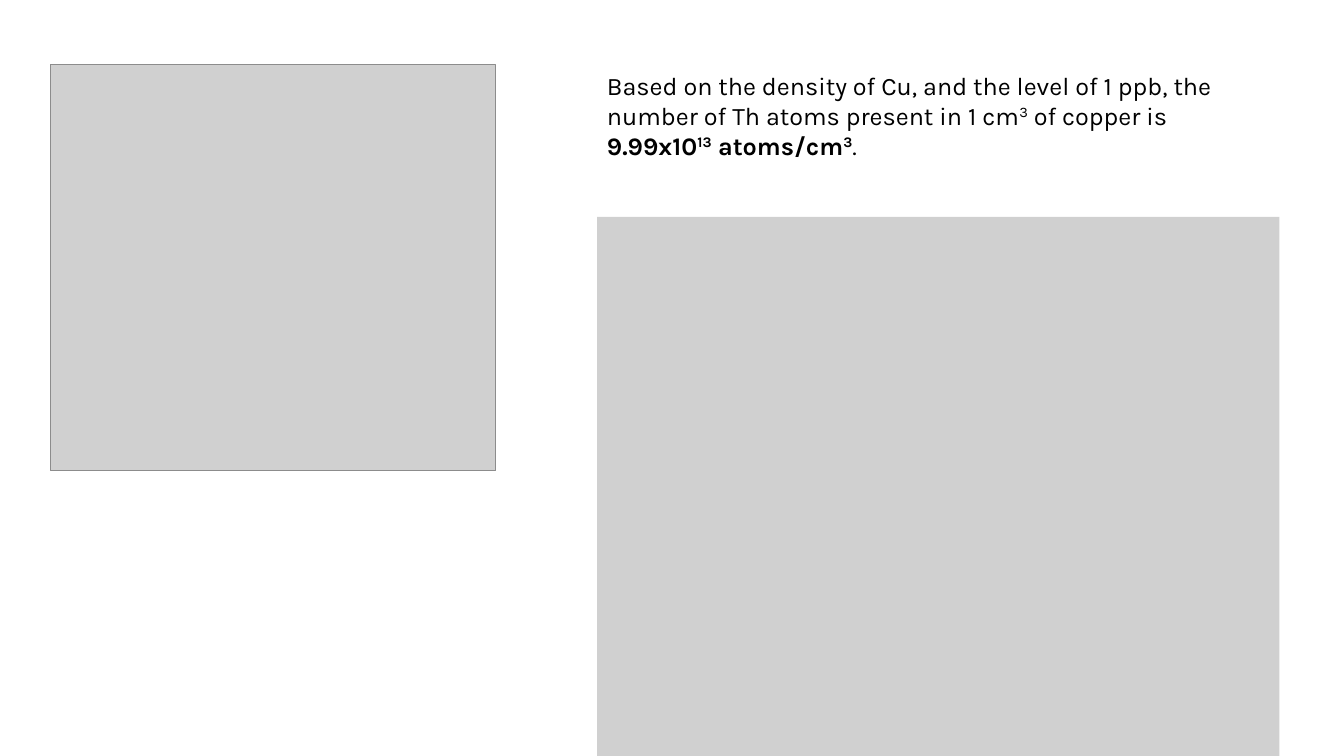
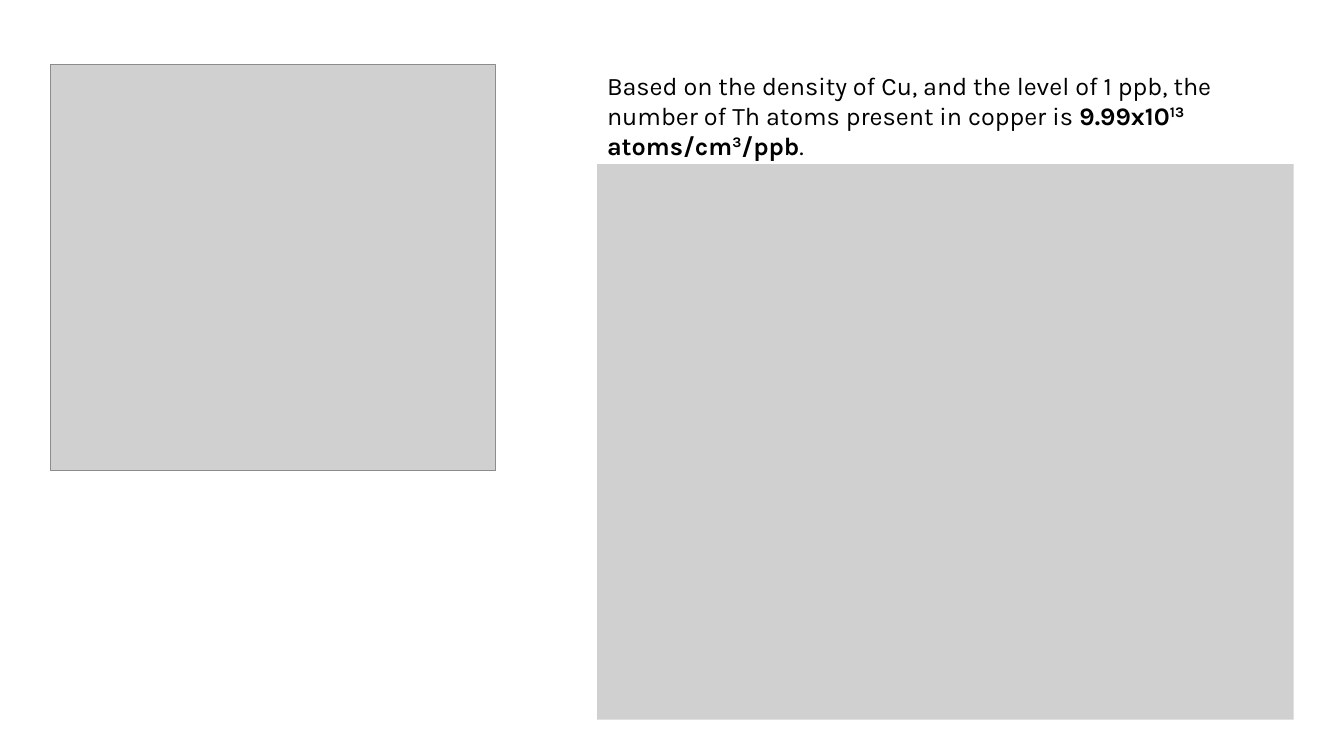
Before and after one commit to villano-lab/n-elec-scattering, a slide deck: slide 5 of 2-Flux/bknds_notes/an-simulation.pptx. Drawn at 1344x756 pixels with LibreOffice and Linux fonts; fonts in the diff are those of the drawing; grey boxes stand for pictures. Boxes give left, top, right and bottom in pixels: in the first picture for what was removed or moved away, otherwise in the second. Text is boxed around its words. In the diff, an @@ line names an element or a change of style, - is before the commit and + after.

```diff
--- a/2-Flux/bknds_notes/an-simulation.pptx
+++ b/2-Flux/bknds_notes/an-simulation.pptx
@@ text at bbox=[607, 77, 1212, 161]: text changed @@
-Based on the density of Cu, and the level of 1 ppb, the number of Th atoms present in 1 cm3 of copper is 9.99x1013 atoms/cm3.
+Based on the density of Cu, and the level of 1 ppb, the number of Th atoms present in copper is 9.99x1013 atoms/cm3/ppb.
@@ picture: place and size @@
-picture at bbox=[597, 217, 1279, 756]
+picture at bbox=[597, 164, 1294, 720]
```
Also in this commit, not shown: 4 other slides changed, 2 slides added, 1 slide removed.
